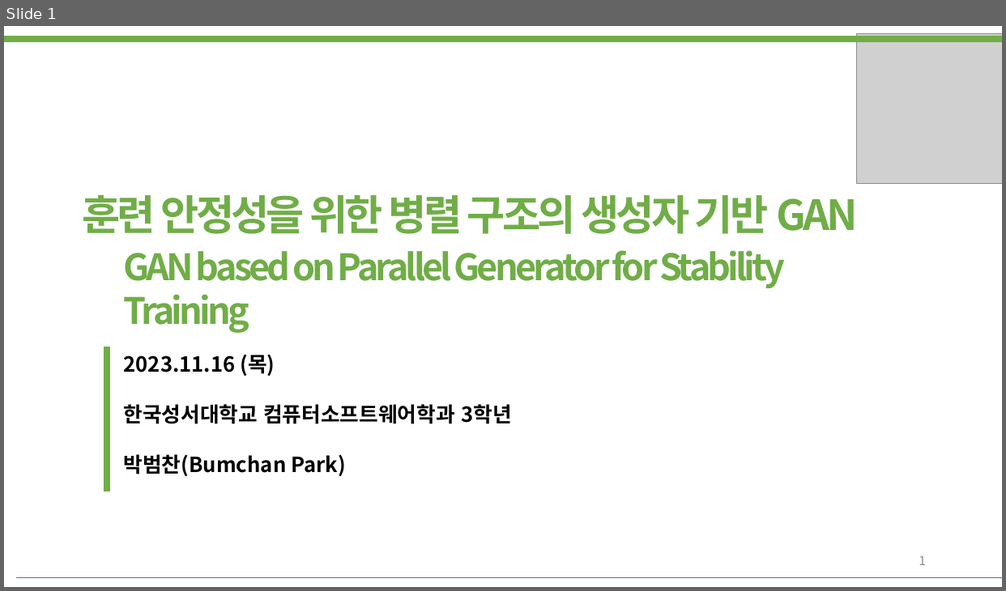
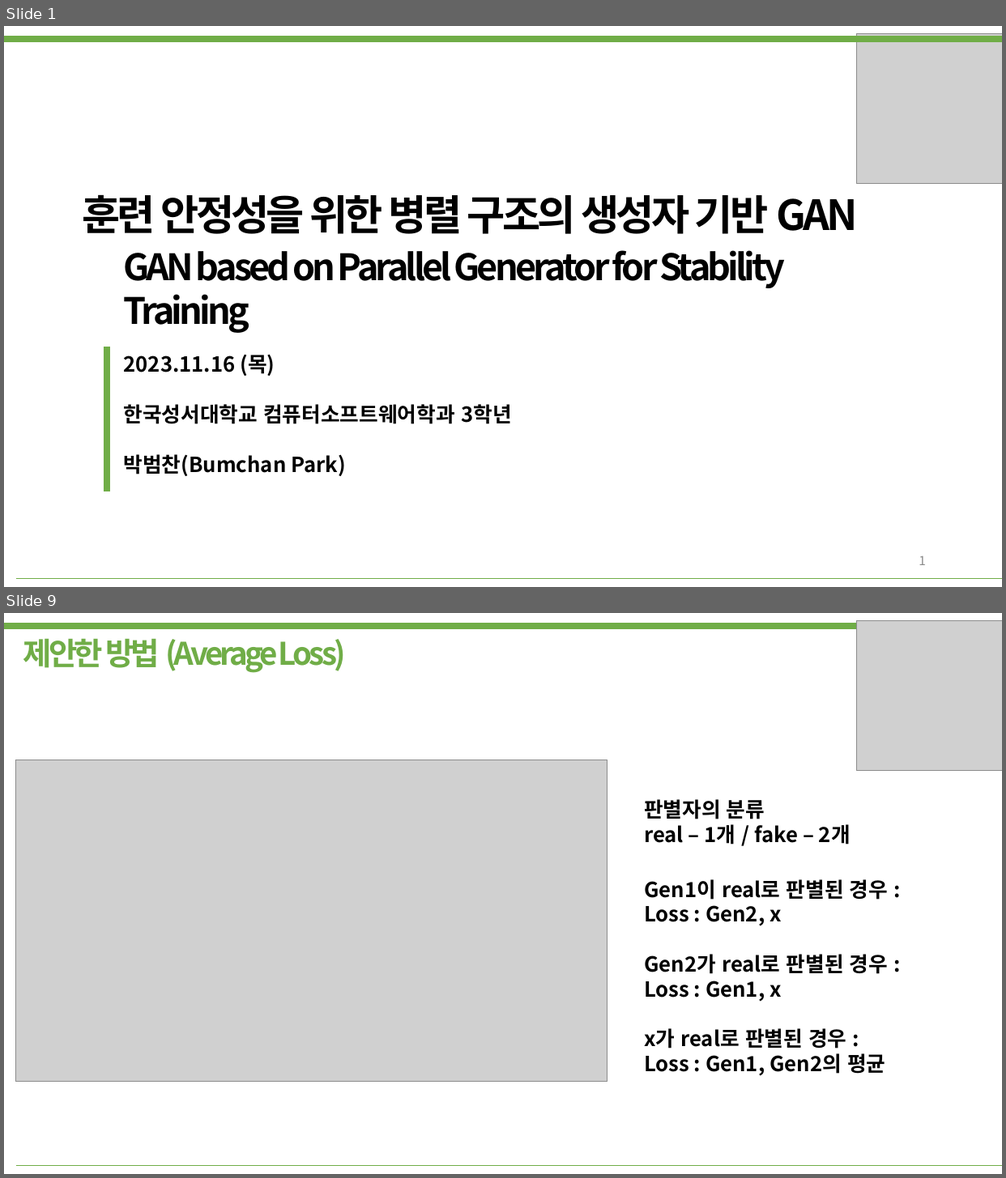
Before and after one commit to bumcoding/GAN_Indicators, a slide deck: 발표자료.pptx. Shown one above the other, each under a label of ours: slide 1 before the commit, slides 1 and 9 after it; the slides between them are not shown. The pictures are 1006x591 and 1006x1178 pixels, drawn with LibreOffice and Linux fonts; fonts in the diff are those of the drawing; grey boxes stand for pictures. Boxes give left, top, right and bottom in pixels: in the first picture for what was removed or moved away, otherwise in the second. Text is boxed around its words. In the diff, an @@ line names an element or a change of style, - is before the commit and + after.

```diff
--- a/발표자료.pptx
+++ b/발표자료.pptx
@@ slide 9 added at <box>4,613,1002,1174</box>, background #FFFFFF @@
@@ line added from (4, 627) to (1002, 627), #70AD47 6 pt @@
@@ picture added at <box>857,621,1002,771</box> @@
@@ text added at <box>23,638,346,673</box>, 30 pt, text #70AD47, bold @@
+제안한 방법 (Average Loss)
@@ picture added at <box>16,760,607,1082</box> @@
@@ text added at <box>644,799,850,845</box>, 20 pt, text #000000, bold @@
+판별자의 분류
+real – 1개 / fake – 2개
@@ text added at <box>644,879,888,1076</box>, 20 pt, text #000000, bold @@
+Gen1이 real로 판별된 경우 :
+Loss : Gen2, x
+Gen2가 real로 판별된 경우 :
+Loss : Gen1, x
+x가 real로 판별된 경우 :
+Loss : Gen1, Gen2의 평균
@@ line added from (16, 1165) to (1002, 1165), #70AD47 0.25 pt @@
@@ slide 1 changed as well @@
@@ text "훈련 안정성을 위한 병렬 구조의 ..." at <box>83,194,858,234</box>: text colour #70AD47 to #000000 @@
@@ text "GAN based on Parallel Generator ..." at <box>124,250,786,333</box>: text colour #70AD47 to #000000 @@
@@ line (16, 578) - (1002, 578): stroke #4472C4 0.25 pt to #70AD47 0.25 pt @@
```
Also in this commit, not shown: 11 other slides added, 1 slide removed, 3 other files.
